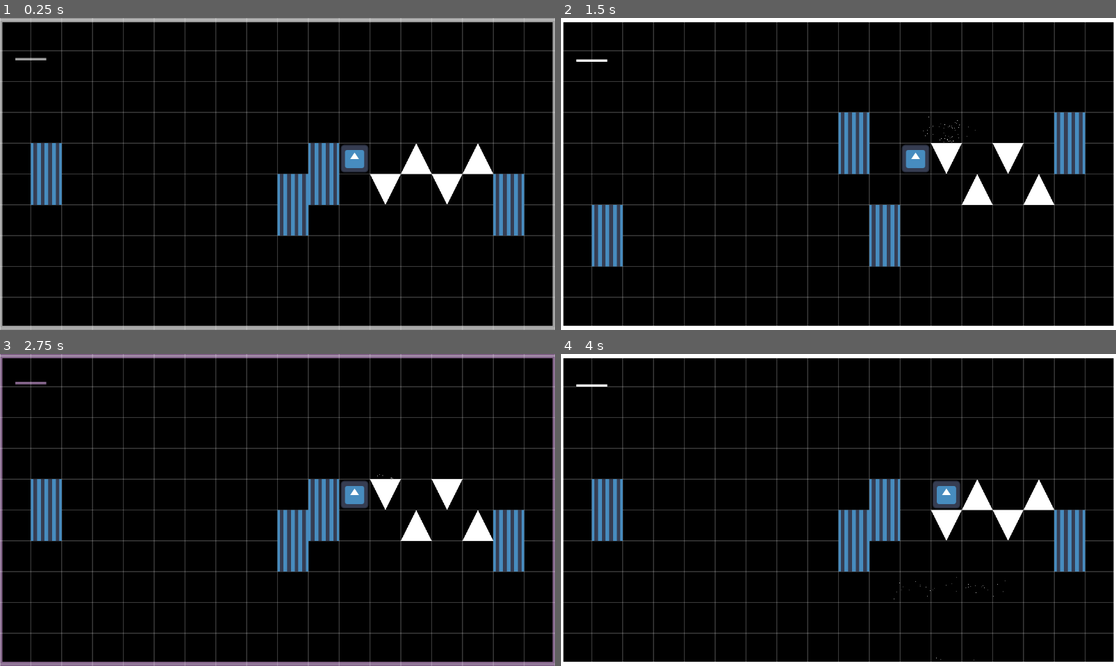
Above: before the commit, frames 1-4 (two rows, left to right).
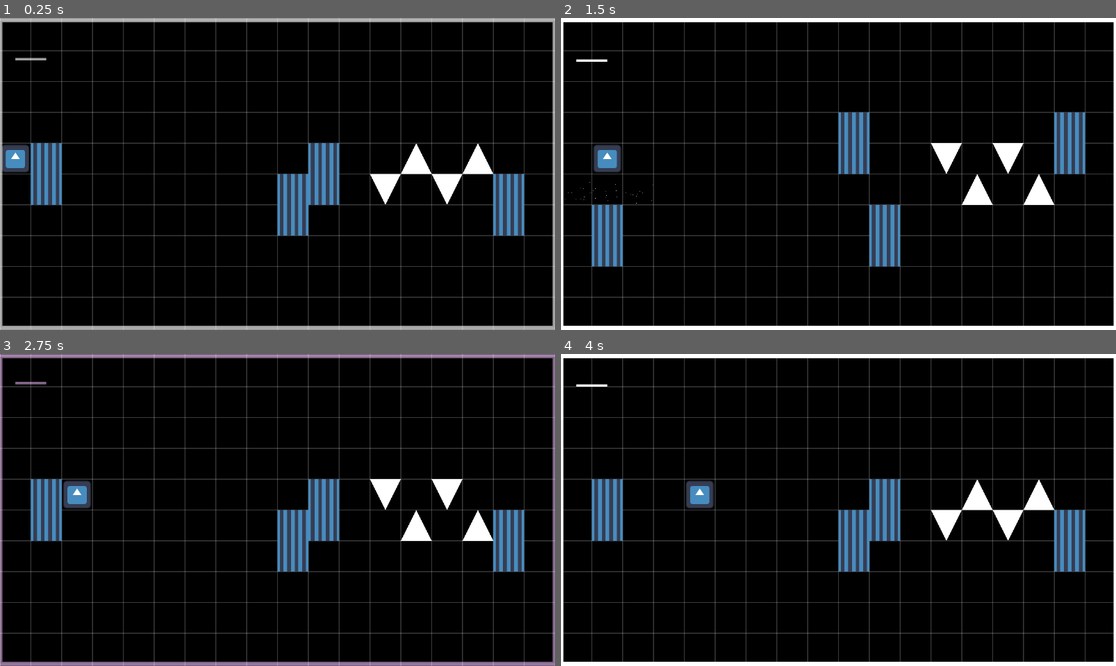
Above: after the commit, the same moments.

Repository: pradoh97/square-jam
Game: Godot game, scene res://levels/test_level.tscn
Same seed, same stepped clock (60 frames per second), same inputs: the game is played once before the commit and once after it. The engine's default icon, where the game draws it, is replaced by a stand-in: a white triangle on a blue panel in a dark square.
Inputs:
- Up to frame 1 (0.25 s): no input
- Up to frame 2 (1.5 s): hold D (move) 0.53-1.28 s; tap D (move) at 1.35 s
- Up to frame 3 (2.75 s): hold D (move) from 2.03 s (still down)
- Up to frame 4 (4 s): release D (move) at 2.78 s; tap D (move) at 2.85 s; hold D (move) from 3.53 s (still down)

The runs differ from the first frame. In frame 1, 0.9% of the frame differs, in the area x 0-67%, y 40-50%; in frame 2, 0.9%, in the area x 0-75%, y 31-60%; in frame 3, 0.9%; in frame 4, 0.9%.

Commit message:
Reset player pos

Diff:
--- a/levels/test_level.tscn
+++ b/levels/test_level.tscn
@@ -32,7 +32,7 @@
 script = ExtResource("1_ur00s")
 
 [node name="Player" parent="." instance=ExtResource("1_46lwt")]
-position = Vector2(160, -32)
+position = Vector2(-544, -32)
 
 [node name="MovingCompassFeedback" type="Line2D" parent="."]
 position = Vector2(-32, -288)
